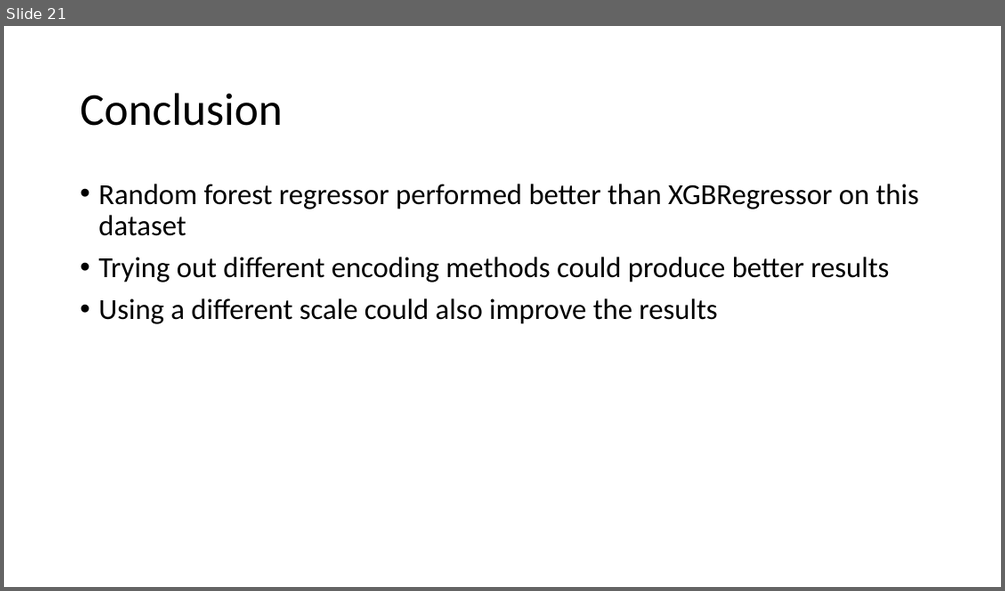
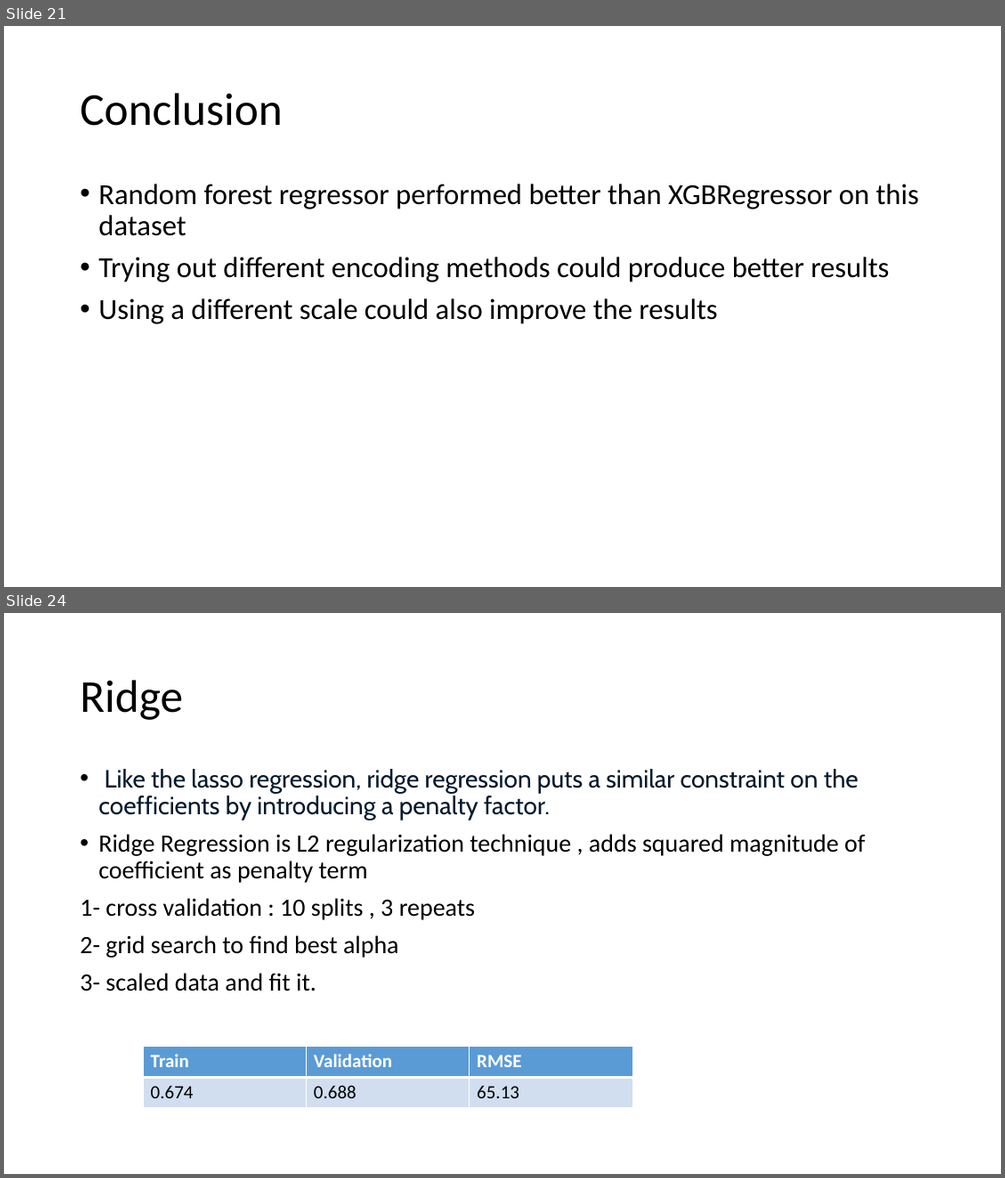
Before and after one commit to Jainlo/cali-housing-prices, a slide deck: California Housing Prices.pptx. Shown one above the other, each under a label of ours: slide 21 before the commit, slides 21 and 24 after it; the slides between them are not shown. The pictures are 1005x591 and 1005x1178 pixels, drawn with LibreOffice and Linux fonts; fonts in the diff are those of the drawing. Boxes give left, top, right and bottom in pixels: in the first picture for what was removed or moved away, otherwise in the second. Text is boxed around its words. In the diff, an @@ line names an element or a change of style, - is before the commit and + after.

```diff
--- a/California Housing Prices.pptx
+++ b/California Housing Prices.pptx
@@ slide 24 added at <box>4,613,1001,1174</box>, background #FFFFFF @@
@@ title added at <box>80,680,183,720</box>, 44 pt, text #000000 @@
+Ridge
@@ text added at <box>80,769,865,991</box>, 24 pt, text #000000 @@
+• Like the lasso regression, ridge regression puts a similar constraint on the coefficients by introducing a penalty factor.
+• Ridge Regression is L2 regularization technique , adds squared magnitude of coefficient as penalty term
+1- cross validation : 10 splits , 3 repeats
+2- grid search to find best alpha
+3- scaled data and fit it.
@@ table added at <box>143,1046,632,1108</box>, 2 rows, 3 columns @@
+Train | Validation | RMSE
+0.674 | 0.688 | 65.13
```
Also in this commit, not shown: 4 slides changed, 4 other slides added, 6 other files.
